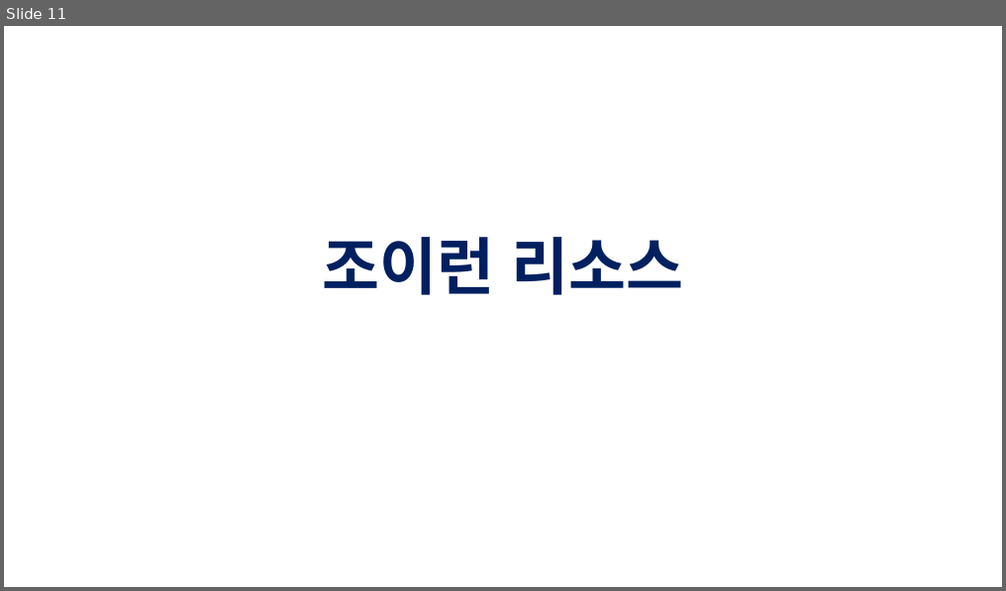
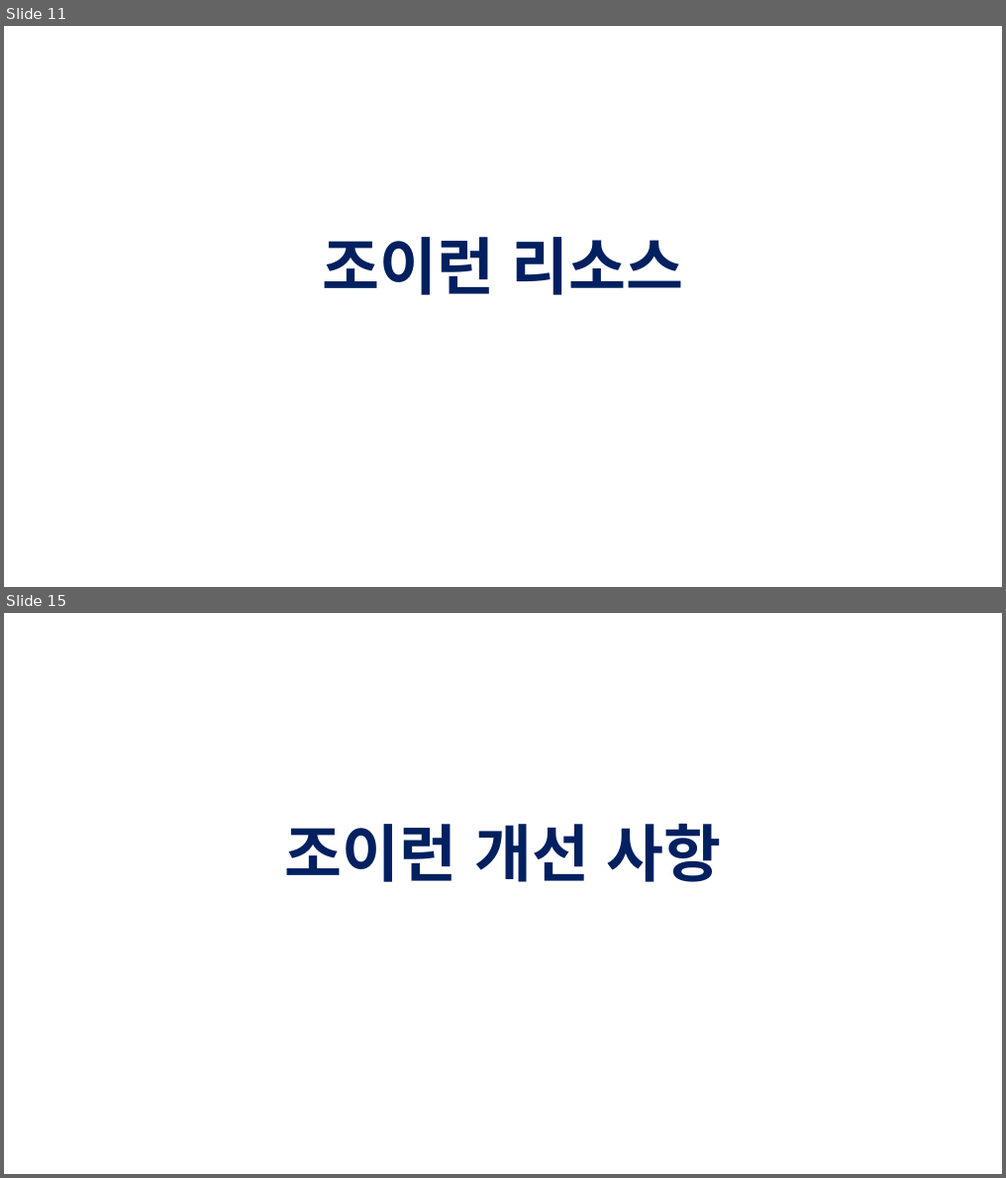
Before and after one commit to rheeeuro/joyrun, a slide deck: docs/[JoyFitness] 전시회용 미니 게임_JoyRun.pptx. Shown one above the other, each under a label of ours: slide 11 before the commit, slides 11 and 15 after it; the slides between them are not shown. The pictures are 1006x591 and 1006x1178 pixels, drawn with LibreOffice and Linux fonts; fonts in the diff are those of the drawing; background and template pictures are left out. Boxes give left, top, right and bottom in pixels: in the first picture for what was removed or moved away, otherwise in the second. Text is boxed around its words. In the diff, an @@ line names an element or a change of style, - is before the commit and + after.

```diff
--- a/docs/[JoyFitness] 전시회용 미니 게임_JoyRun.pptx
+++ b/docs/[JoyFitness] 전시회용 미니 게임_JoyRun.pptx
@@ slide 15 added at (4,613,1002,1174), background picture (left out) @@
@@ text added at (284,823,722,882), 60 pt, text #002060, bold @@
+조이런 개선 사항
@@ page number added at (709,1134,934,1163), 12 pt, text #FFFFFF, bold @@
+15
```
Also in this commit, not shown: 4 slides changed.
